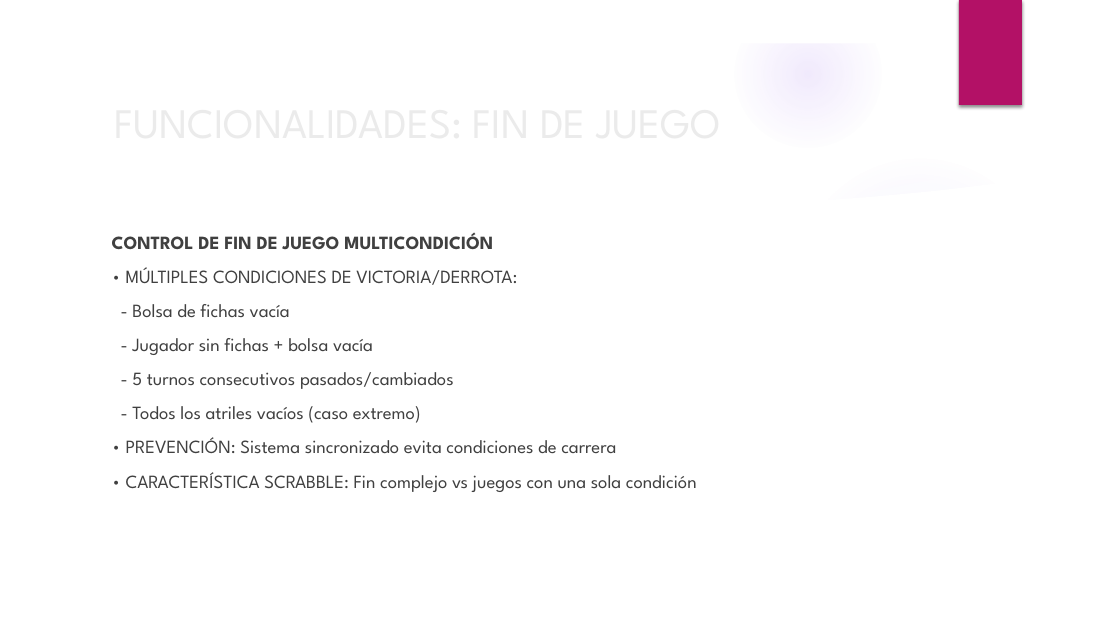
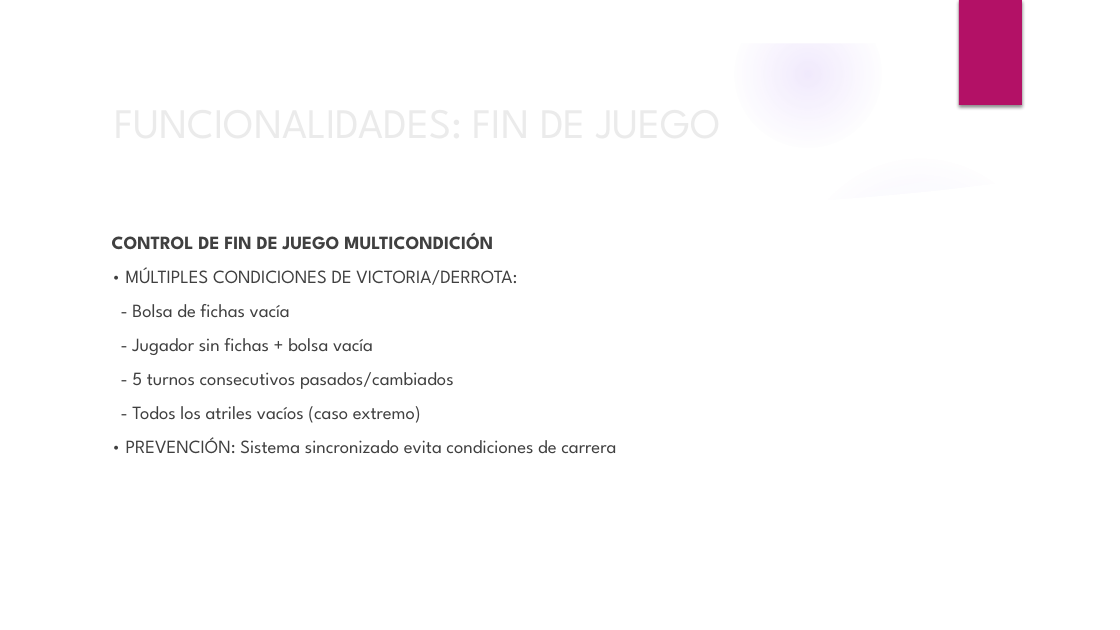
Before and after one commit to BinaryJuan/scrabble-poo, a slide deck: slide 48 of SCRABBLE.pptx (slide 46 before the commit). Drawn at 1120x630 pixels with LibreOffice and Linux fonts; fonts in the diff are those of the drawing; background and template pictures are left out. Boxes give left, top, right and bottom in pixels: in the first picture for what was removed or moved away, otherwise in the second. Text is boxed around its words. In the diff, an @@ line names an element or a change of style, - is before the commit and + after.

```diff
--- a/SCRABBLE.pptx
+++ b/SCRABBLE.pptx
@@ text at [126,472,697,492]: paragraph removed @@
-• CARACTERÍSTICA SCRABBLE: Fin complejo vs juegos con una sola condición
```
Also in this commit, not shown: 12 other slides changed, 3 slides added, 1 slide removed, 3 other files.
